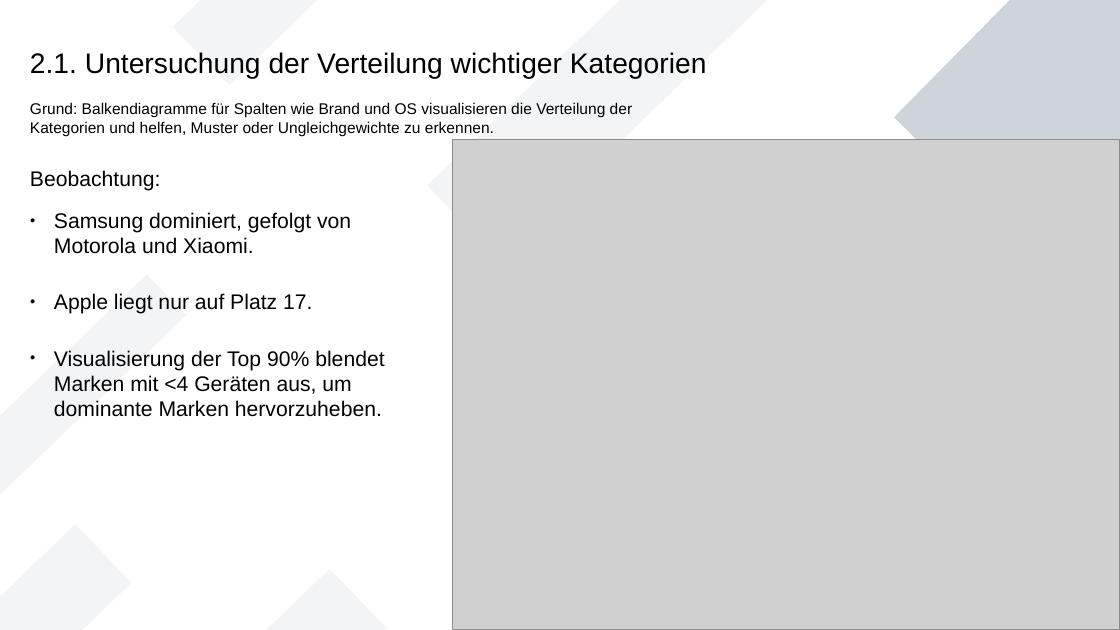
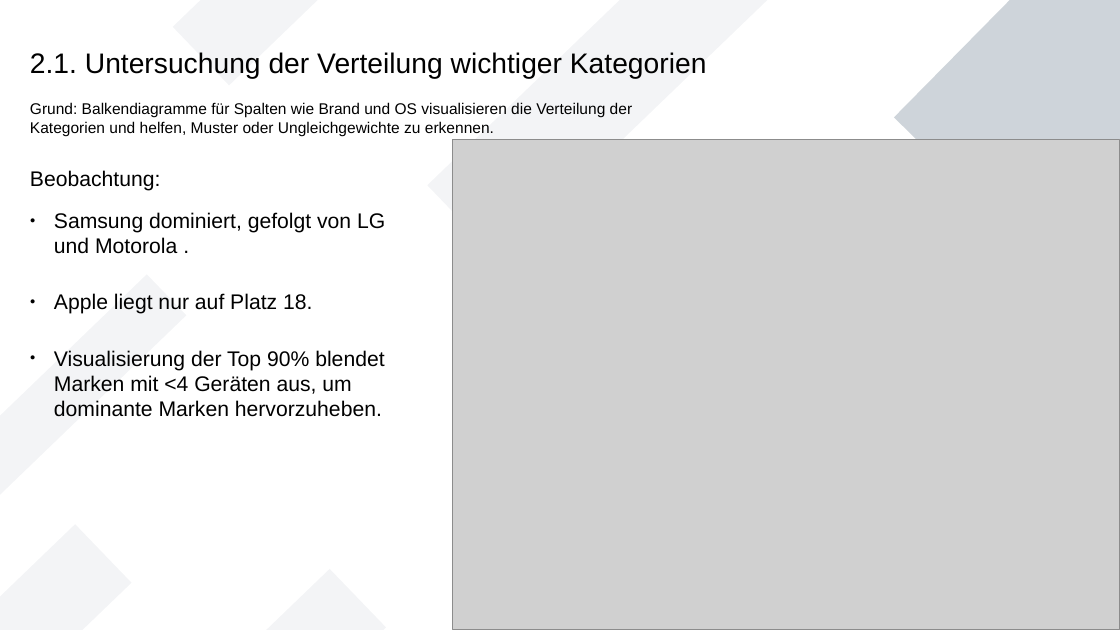
Before and after one commit to RealChoki/HTW-Notes, a slide deck: slide 4 of Semester 4/Ki werkstatt/phones_analysis.odp. Drawn at 1120x630 pixels with LibreOffice and Linux fonts; fonts in the diff are those of the drawing; grey boxes stand for pictures. Boxes give left, top, right and bottom in pixels: in the first picture for what was removed or moved away, otherwise in the second. Text is boxed around its words. In the diff, an @@ line names an element or a change of style, - is before the commit and + after.

```diff
--- a/Semester 4/Ki werkstatt/phones_analysis.odp
+++ b/Semester 4/Ki werkstatt/phones_analysis.odp
@@ text at (x1=54, y1=212, x2=385, y2=314): text changed @@
-● Samsung dominiert, gefolgt von Motorola und Xiaomi.
-● Apple liegt nur auf Platz 17.
+● Samsung dominiert, gefolgt von LG und Motorola .
+● Apple liegt nur auf Platz 18.
```
Also in this commit, not shown: 2 other slides changed, 1 slide added, 1 other file.
